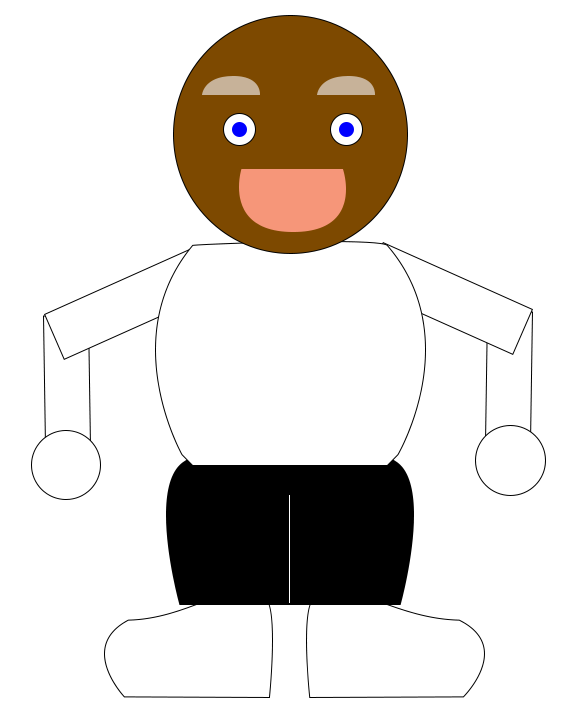
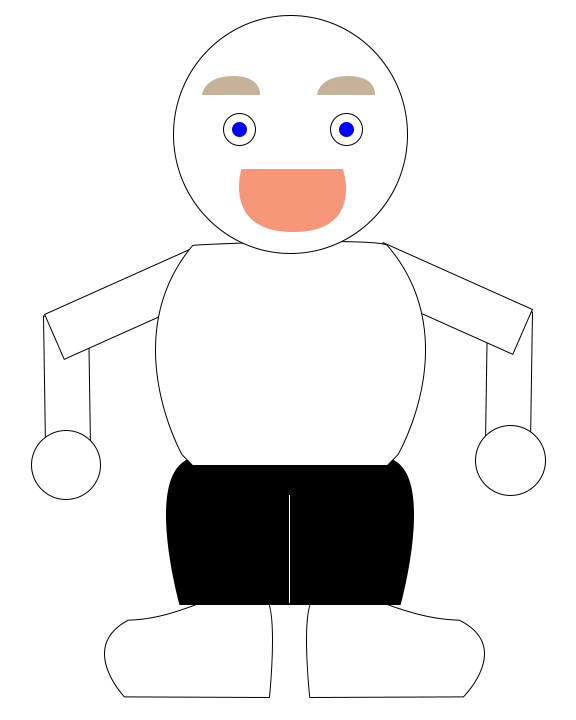
Layered file, before and after one edit (576×720). Changes by layer:
painted on "Skin" over [174, 16, 407, 253]
painted on "left-bicep" over [64, 355, 74, 360]
